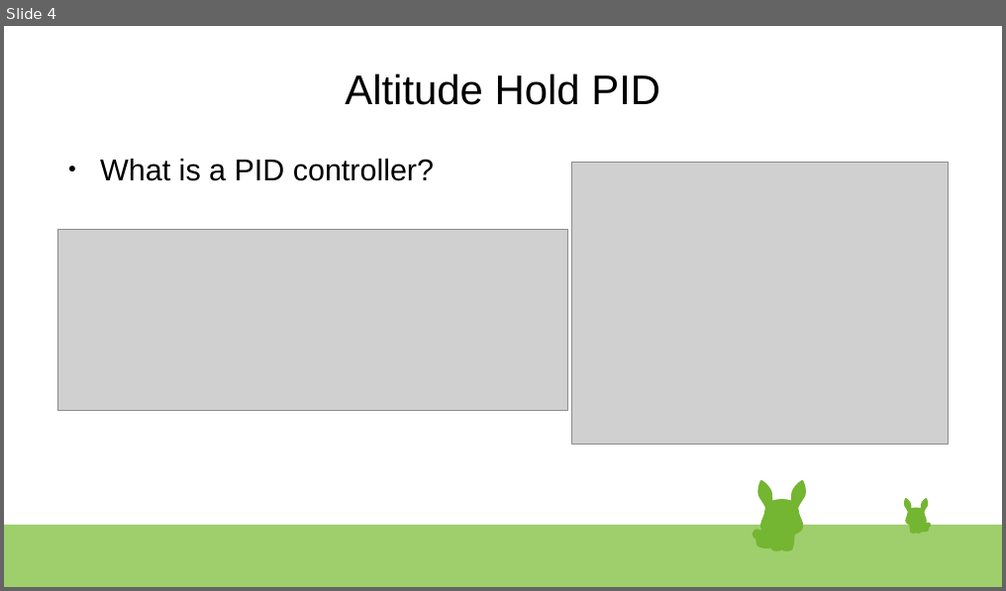
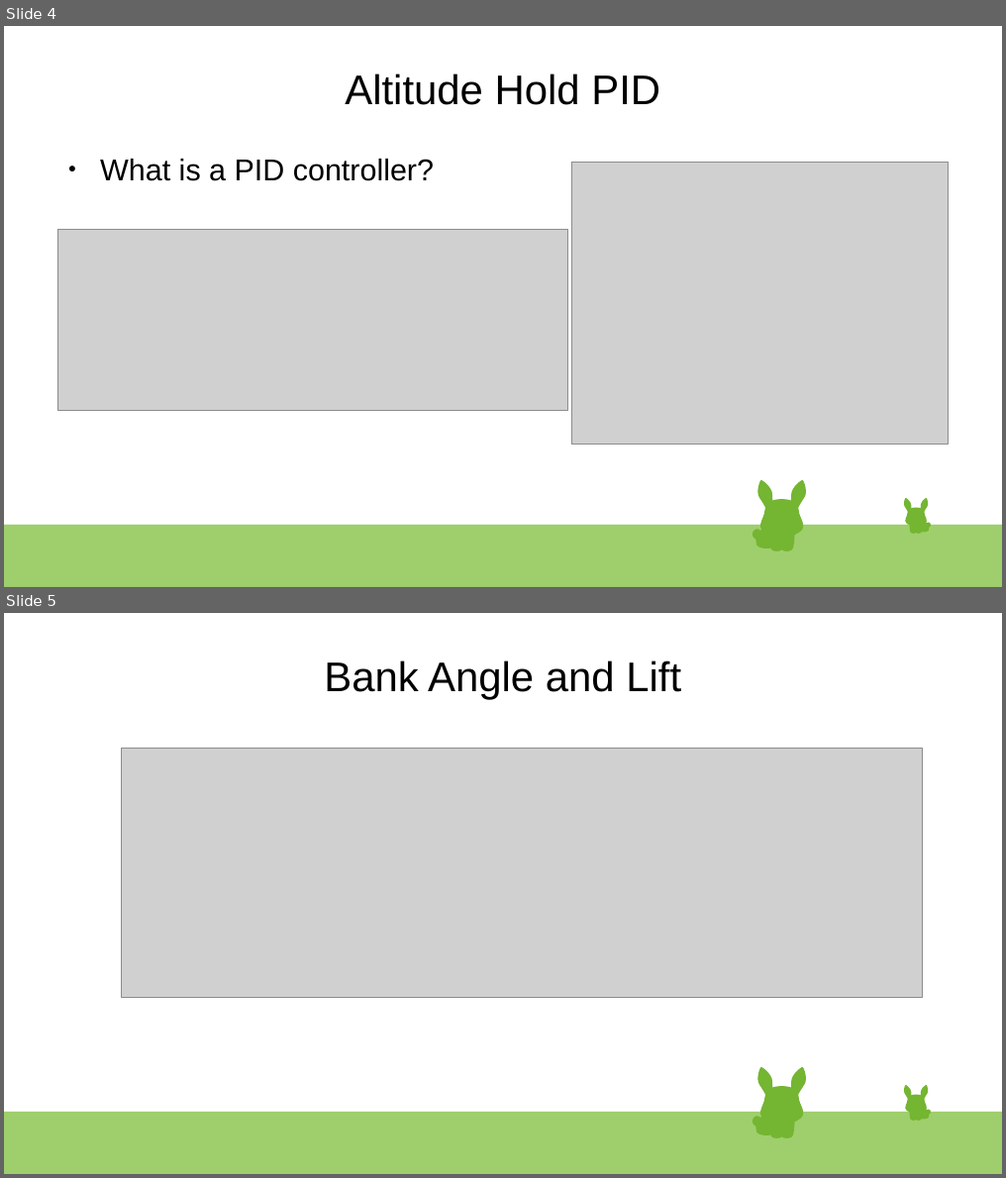
Before and after one commit to Trenton-Ruf/Intelligent_Robotics, a slide deck: reports/Fall/presentation/presentation.odp. Shown one above the other, each under a label of ours: slide 4 before the commit, slides 4 and 5 after it. The pictures are 1006x591 and 1006x1178 pixels, drawn with LibreOffice and Linux fonts; fonts in the diff are those of the drawing; grey boxes stand for pictures. Boxes give left, top, right and bottom in pixels: in the first picture for what was removed or moved away, otherwise in the second. Text is boxed around its words. In the diff, an @@ line names an element or a change of style, - is before the commit and + after.

Commit message:
Updated presentation with couple more images

```diff
--- a/reports/Fall/presentation/presentation.odp
+++ b/reports/Fall/presentation/presentation.odp
@@ slide 5 added at (4,613,1002,1174), background #FFFFFF; not listed: 47 template elements that a slide beside it also shows @@
@@ title added at (324,661,681,700), 33 pt, text #000000 @@
+Bank Angle and Lift
@@ picture added at (121,748,923,998) @@
```
Also in this commit, not shown: 1 slide changed, 5 other slides added, 1 slide removed, 1 other file.
